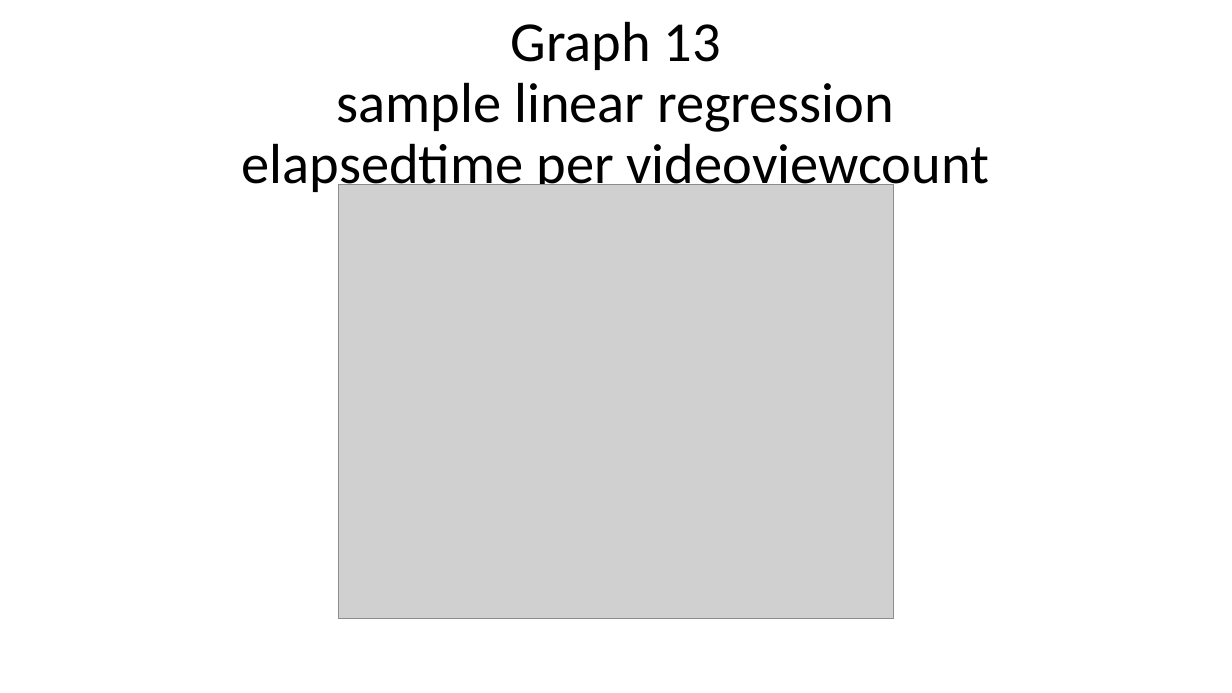
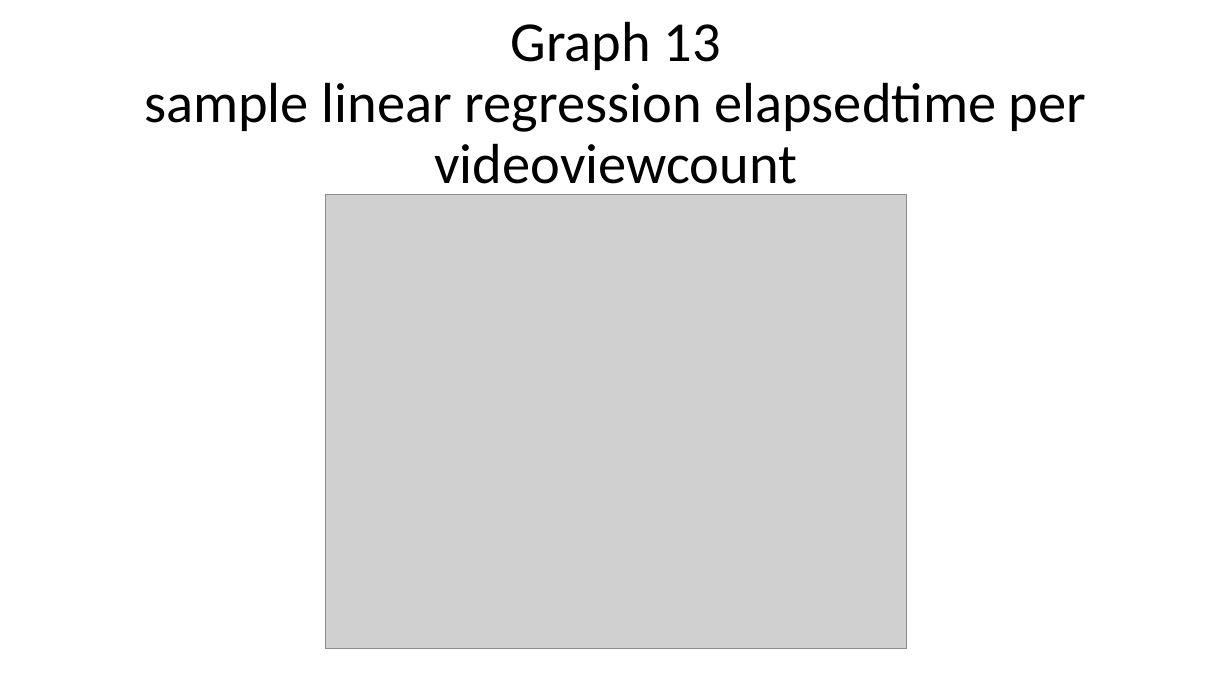
Before and after one commit to YonatanShoham/YouTube-dataset-analysis, a slide deck: slide 20 of YouTube dataset analysis presentation.pptx. Drawn at 1232x693 pixels with LibreOffice and Linux fonts; fonts in the diff are those of the drawing; grey boxes stand for pictures; background and template pictures are left out. Boxes give left, top, right and bottom in pixels: in the first picture for what was removed or moved away, otherwise in the second. Text is boxed around its words. In the diff, an @@ line names an element or a change of style, - is before the commit and + after.

```diff
--- a/YouTube dataset analysis presentation.pptx
+++ b/YouTube dataset analysis presentation.pptx
@@ title "Graph 13 sample linear regression ..." rewrapped from (242,21,989,196) to (144,21,1086,196) @@
@@ picture: place and size @@
-picture at (338,185,894,619)
+picture at (325,194,907,649)
```
Also in this commit, not shown: 1 other slide changed, 1 other file.
